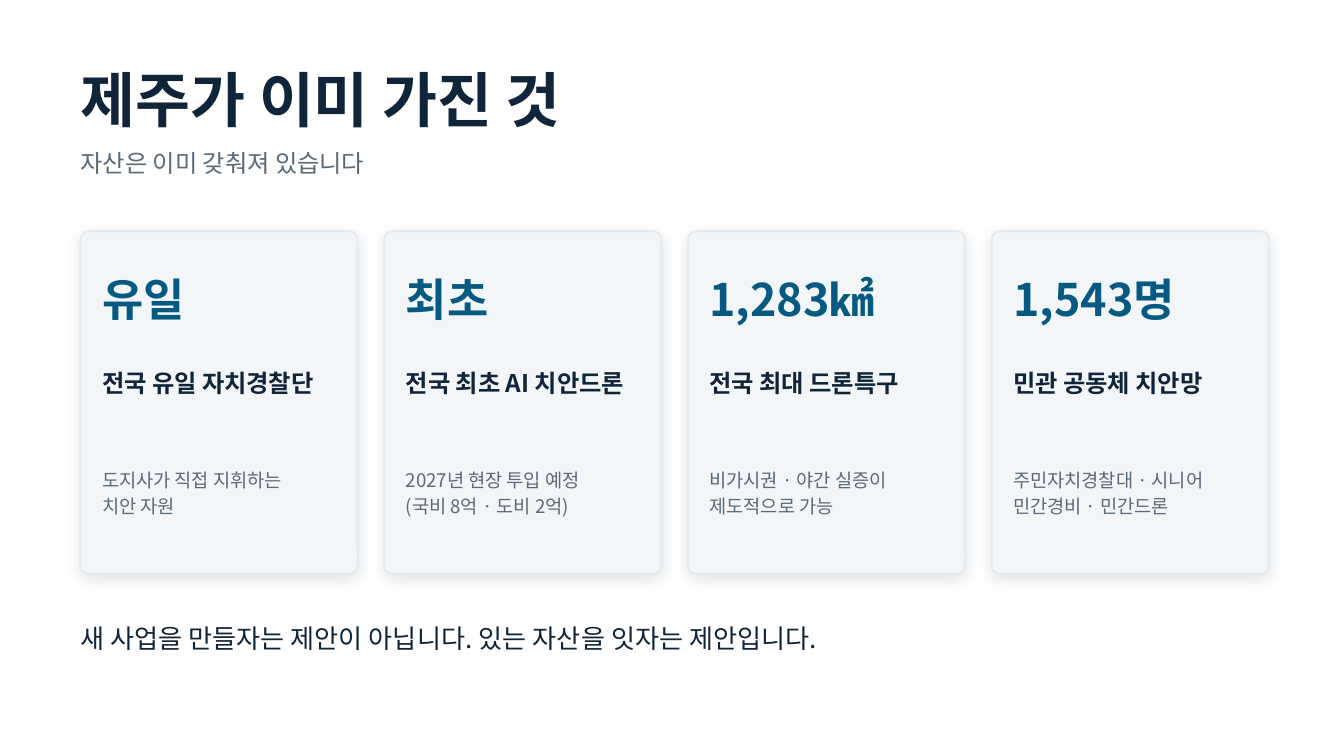
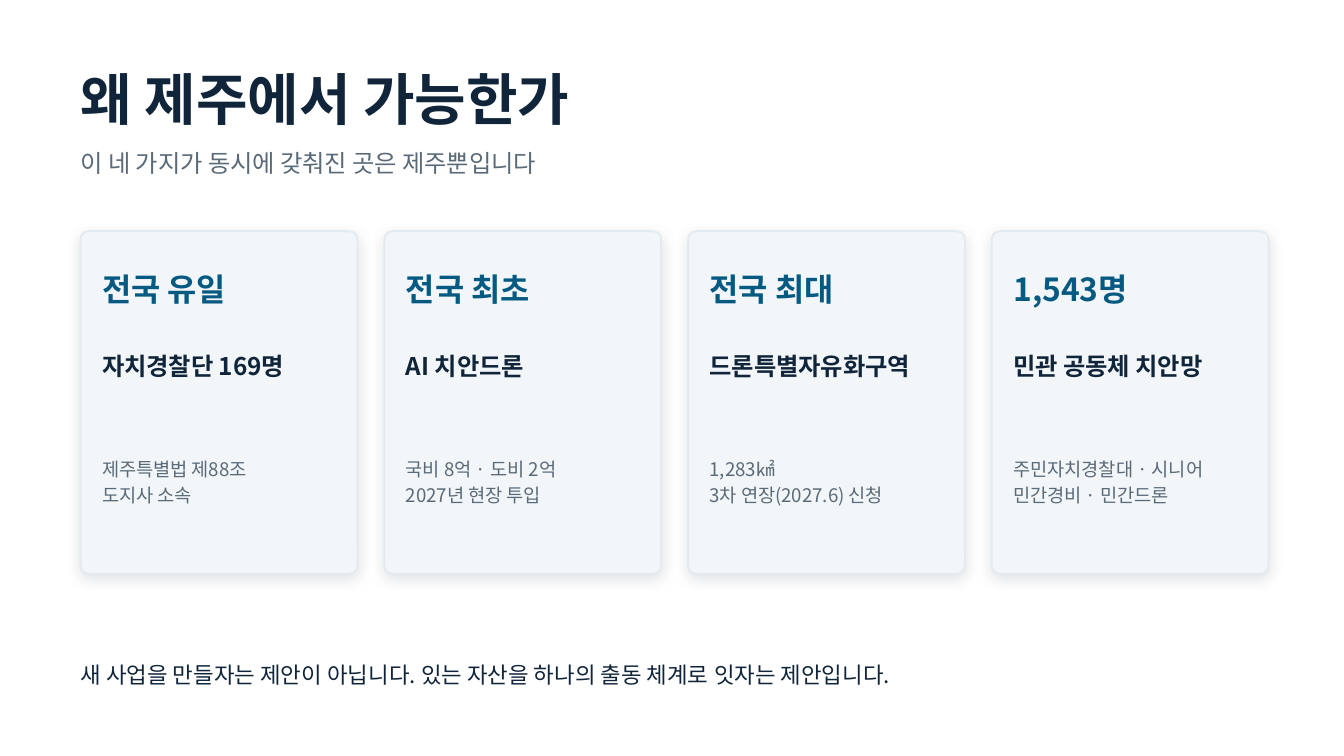
Before and after one commit to one497/Hank, a slide deck: slide 8 of docs/jeju-safety/제주드론치안_발제초안.pptx (slide 2 before the commit). Drawn at 1344x756 pixels with LibreOffice and Linux fonts; fonts in the diff are those of the drawing. Boxes give left, top, right and bottom in pixels: in the first picture for what was removed or moved away, otherwise in the second. Text is boxed around its words. In the diff, an @@ line names an element or a change of style, - is before the commit and + after.

```diff
--- a/docs/jeju-safety/제주드론치안_발제초안.pptx
+++ b/docs/jeju-safety/제주드론치안_발제초안.pptx
@@ text at (81, 73, 569, 125): text changed; size 32 to 30 pt @@
-제주가 이미 가진 것
+왜 제주에서 가능한가
@@ text at (81, 152, 536, 174): text changed @@
-자산은 이미 갖춰져 있습니다
+이 네 가지가 동시에 갖춰진 곳은 제주뿐입니다
@@ text "1,543명" at (1013, 274, 1128, 308): size 24 to 17 pt @@
@@ text at (102, 274, 226, 304): text changed; size 24 to 17 pt @@
-유일
+전국 유일
@@ text at (406, 274, 530, 304): text changed; size 24 to 17 pt @@
-최초
+전국 최초
@@ text at (710, 274, 833, 304): text changed; size 24 to 17 pt @@
-1,283㎢
+전국 최대
@@ text "민관 공동체 치안망": place and size @@
-text "민관 공동체 치안망" at (1013, 371, 1203, 394)
+text "민관 공동체 치안망" at (1013, 354, 1203, 377)
@@ text at (102, 354, 284, 377): text changed @@
-전국 유일 자치경찰단
+자치경찰단 169명
@@ text at (406, 354, 524, 378): text changed @@
-전국 최초 AI 치안드론
+AI 치안드론
@@ text at (710, 354, 911, 378): text changed @@
-전국 최대 드론특구
+드론특별자유화구역
@@ text "주민자치경찰대 · 시니어": place and size @@
-text "주민자치경찰대 · 시니어" at (1013, 471, 1203, 515)
+text "주민자치경찰대 · 시니어" at (1013, 460, 1203, 504)
@@ text at (102, 460, 247, 504): text changed @@
-도지사가 직접 지휘하는
-치안 자원
+제주특별법 제88조
+도지사 소속
@@ text at (406, 460, 557, 504): text changed @@
-2027년 현장 투입 예정
-(국비 8억 · 도비 2억)
+국비 8억 · 도비 2억
+2027년 현장 투입
@@ text at (710, 460, 883, 506): text changed @@
-비가시권 · 야간 실증이
-제도적으로 가능
+1,283㎢
+3차 연장(2027.6) 신청
@@ text at (81, 664, 890, 685): text changed; size 14 to 12 pt @@
-새 사업을 만들자는 제안이 아닙니다. 있는 자산을 잇자는 제안입니다.
+새 사업을 만들자는 제안이 아닙니다. 있는 자산을 하나의 출동 체계로 잇자는 제안입니다.
```
Also in this commit, not shown: 6 other slides changed, 4 slides added, 3 slides removed, 9 other files.
